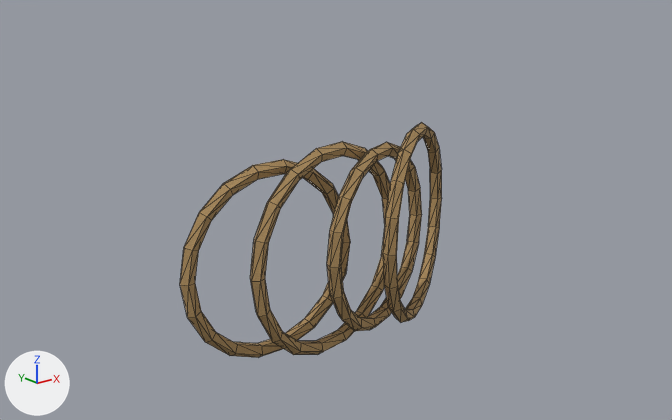
What one commit did to the OBJ model Assets/ProjectOEN/ProductionArt/Meshes/environment_set_dressing/en-019_signal_hill_dressing_set__ropes.obj.
Both versions are drawn from a camera (50 mm lens) standing at (-1.183, -1.444, 0.69) and looking at (-0.033, -0.007, 0.116). The lights are fixed; the arrows at lower left show +X, +Y and +Z. The first picture is the older version. Mesh edges are drawn as thin lines. Where no turn or scale is listed for an object, it has been applied to the vertices. Vertices at exactly the same position are counted once.

Names of what the first picture shows: 'en-019_signal_hill_dressing_set__ropes'.
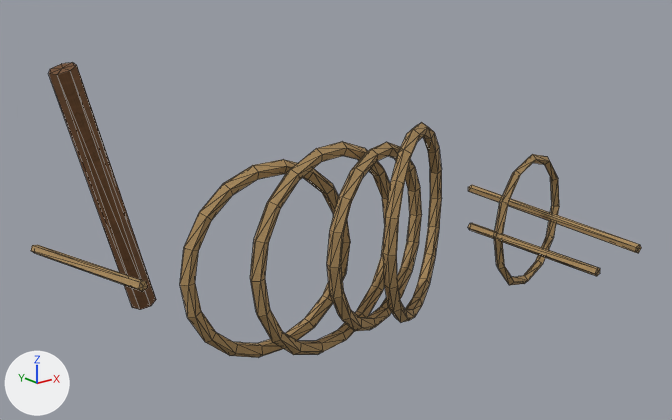
Changed parts and their boxes (x1, y1, x2, y2) in the pictures (672 x 420 px):
```json
{"object": "en-019_signal_hill_dressing_set__ropes", "change": "reshaped", "before": [180, 122, 442, 358], "after": [31, 62, 641, 358], "on screen": "132% wider, 25% taller"}
{"part": 1, "of": "me_en_019_signal_hill_dressing_set__ropes", "change": "added", "after": [494, 154, 559, 285], "on screen": "brown"}
{"part": 2, "of": "me_en_019_signal_hill_dressing_set__ropes", "change": "added", "after": [48, 62, 156, 310], "on screen": "brown"}
{"part": 3, "of": "me_en_019_signal_hill_dressing_set__ropes", "change": "added", "after": [31, 245, 147, 292], "on screen": "brown"}
{"part": 4, "of": "me_en_019_signal_hill_dressing_set__ropes", "change": "added", "after": [468, 185, 641, 276], "on screen": "brown"}
```

Edits to the scene script, one JSON object a line:
```json
{"op": "add", "block": "img_wood_albedo_png", "code": ["img_wood_albedo_png = load_image('wood_albedo.png', '../../Materials/Textures/wood_albedo.png', 1024, 1024, 'sRGB')"]}
{"op": "add", "block": "mat_wood", "code": ["mat_wood = principled_material('Wood')", "mat_wood.texture = img_wood_albedo_png", "mat_wood.roughness = 0.89"]}
{"block": "me_en_019_signal_hill_dressing_set__ropes", "where": "# used by ob_en_019_signal_hill_dressing_set__ropes; location = (0.0, 0.0, 0.0)"}
{"op": "remove", "block": "me_en_019_signal_hill_dressing_set__ropes", "code": "me_en_019_signal_hill_dressing_set__ropes.from_pydata(...)  # 360 vertices, 720 faces; spans x -0.4..0.384, y -0.133..0.125, z -0.182..0.262"}
{"op": "add", "block": "me_en_019_signal_hill_dressing_set__ropes", "code": "me_en_019_signal_hill_dressing_set__ropes.from_pydata(...)  # 460 vertices, 904 faces; spans x -0.558..0.57, y -0.427..0.364, z -0.182..0.446"}
{"block": "me_en_019_signal_hill_dressing_set__ropes", "change": "me_en_019_signal_hill_dressing_set__ropes part 1: a new loose piece of 48 vertices spanning x 0.27..0.57, y -0.185..-0.095, z -0.12..0.19, in mat_rope (picture img_rope_albedo_png)"}
{"block": "me_en_019_signal_hill_dressing_set__ropes", "change": "me_en_019_signal_hill_dressing_set__ropes part 2: a new loose piece of 16 vertices spanning x -0.558..-0.363, y 0.113..0.206, z -0.066..0.446, in mat_wood (picture img_wood_albedo_png)"}
{"block": "me_en_019_signal_hill_dressing_set__ropes", "change": "me_en_019_signal_hill_dressing_set__ropes part 3"}
{"block": "me_en_019_signal_hill_dressing_set__ropes", "change": "12 vertices are added at x -0.544..-0.477, y -0.024..0.364, z 0.03..0.074"}
{"block": "me_en_019_signal_hill_dressing_set__ropes", "change": "20 new faces join them, mat_rope (picture img_rope_albedo_png)"}
{"block": "me_en_019_signal_hill_dressing_set__ropes", "change": "me_en_019_signal_hill_dressing_set__ropes part 4"}
{"block": "me_en_019_signal_hill_dressing_set__ropes", "change": "24 vertices are added at x 0.271..0.487, y -0.427..0.094, z 0.018..0.058"}
{"block": "me_en_019_signal_hill_dressing_set__ropes", "change": "40 new faces join them, mat_rope (picture img_rope_albedo_png)"}
{"op": "add", "block": "me_en_019_signal_hill_dressing_set__ropes", "code": "me_en_019_signal_hill_dressing_set__ropes.materials.append(mat_wood)  # picture img_wood_albedo_png"}
```
